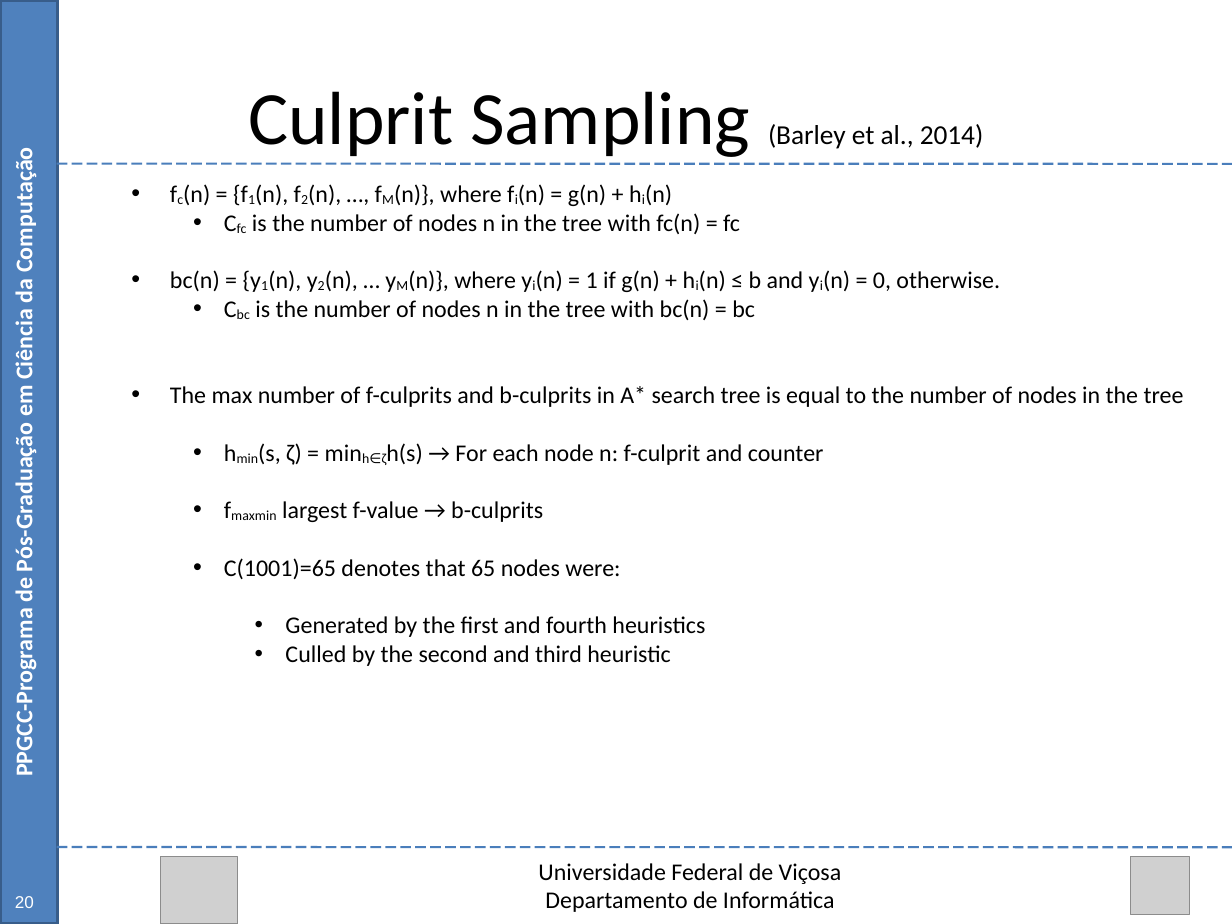
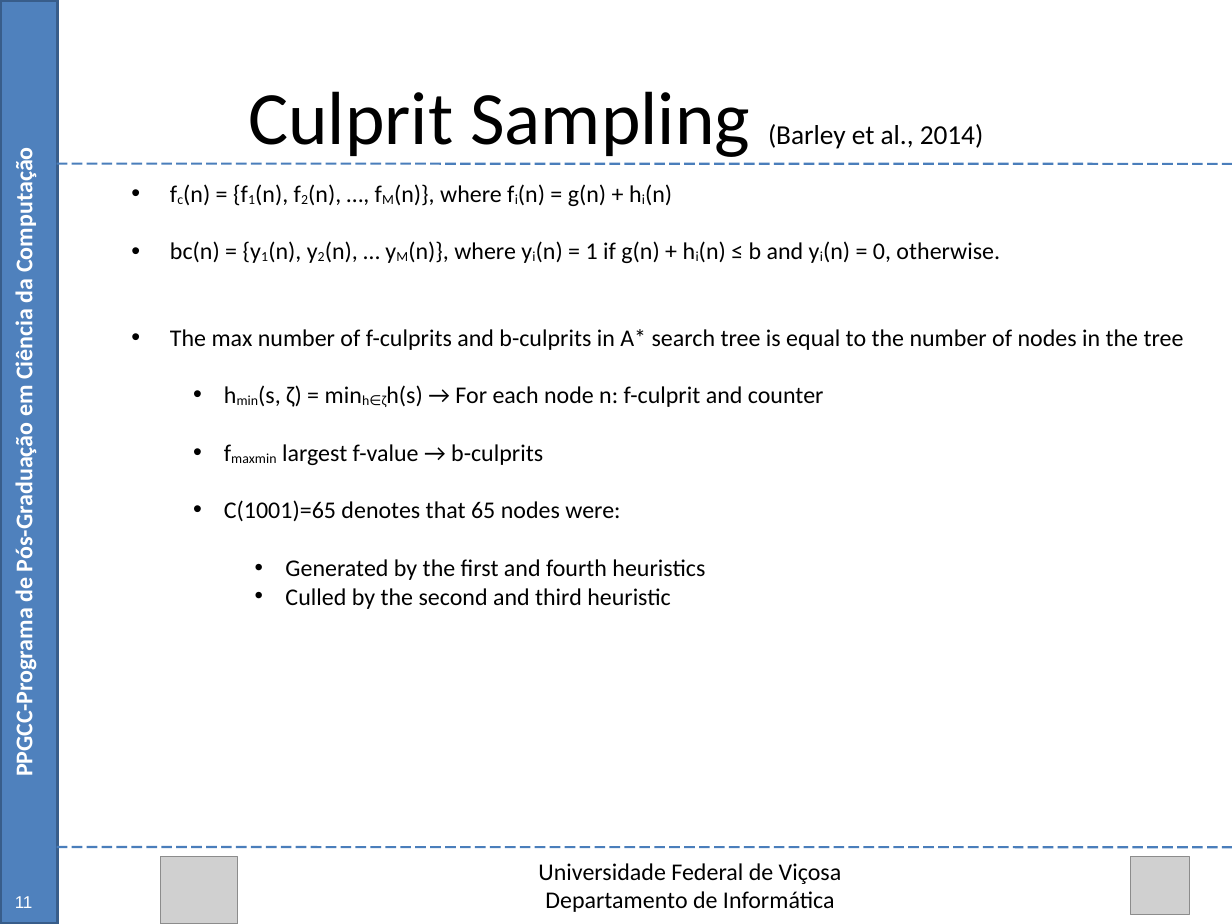
Before and after one commit to Marvinsky/research-marvin, a slide deck: slide 37 of latex/odp/dissertation_v4.odp. Drawn at 1232x924 pixels with LibreOffice and Linux fonts; fonts in the diff are those of the drawing; grey boxes stand for pictures. Boxes give left, top, right and bottom in pixels: in the first picture for what was removed or moved away, otherwise in the second. Text is boxed around its words. In the diff, an @@ line names an element or a change of style, - is before the commit and + after.

```diff
--- a/latex/odp/dissertation_v4.odp
+++ b/latex/odp/dissertation_v4.odp
@@ text at [252, 213, 740, 234]: paragraph removed @@
-    • Cfc is the number of nodes n in the tree with fc(n) = fc
@@ text at [255, 299, 755, 320]: paragraph removed @@
-    • Cbc is the number of nodes n in the tree with bc(n) = bc
@@ text at [15, 896, 33, 908]: text changed @@
-20
+11
```
Also in this commit, not shown: 42 other slides changed.
